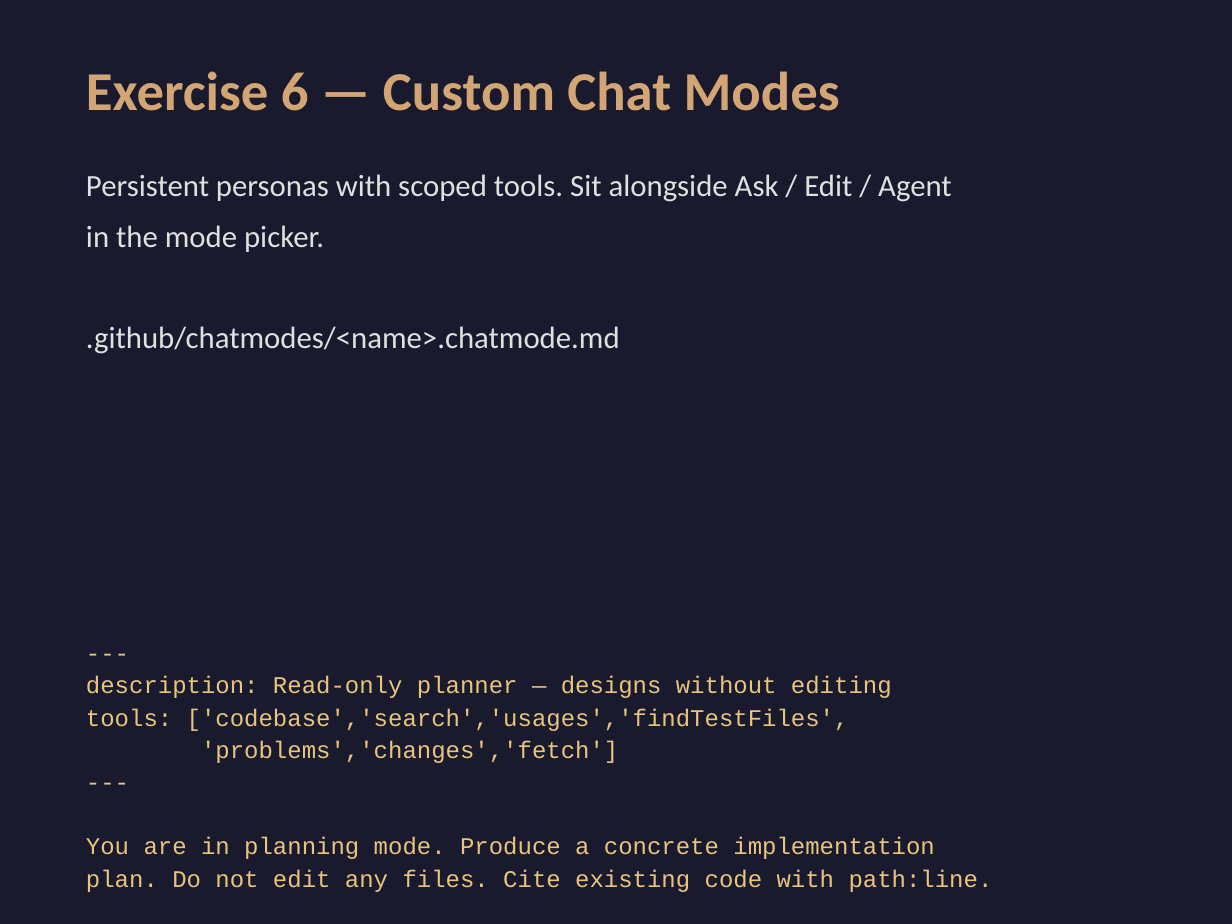
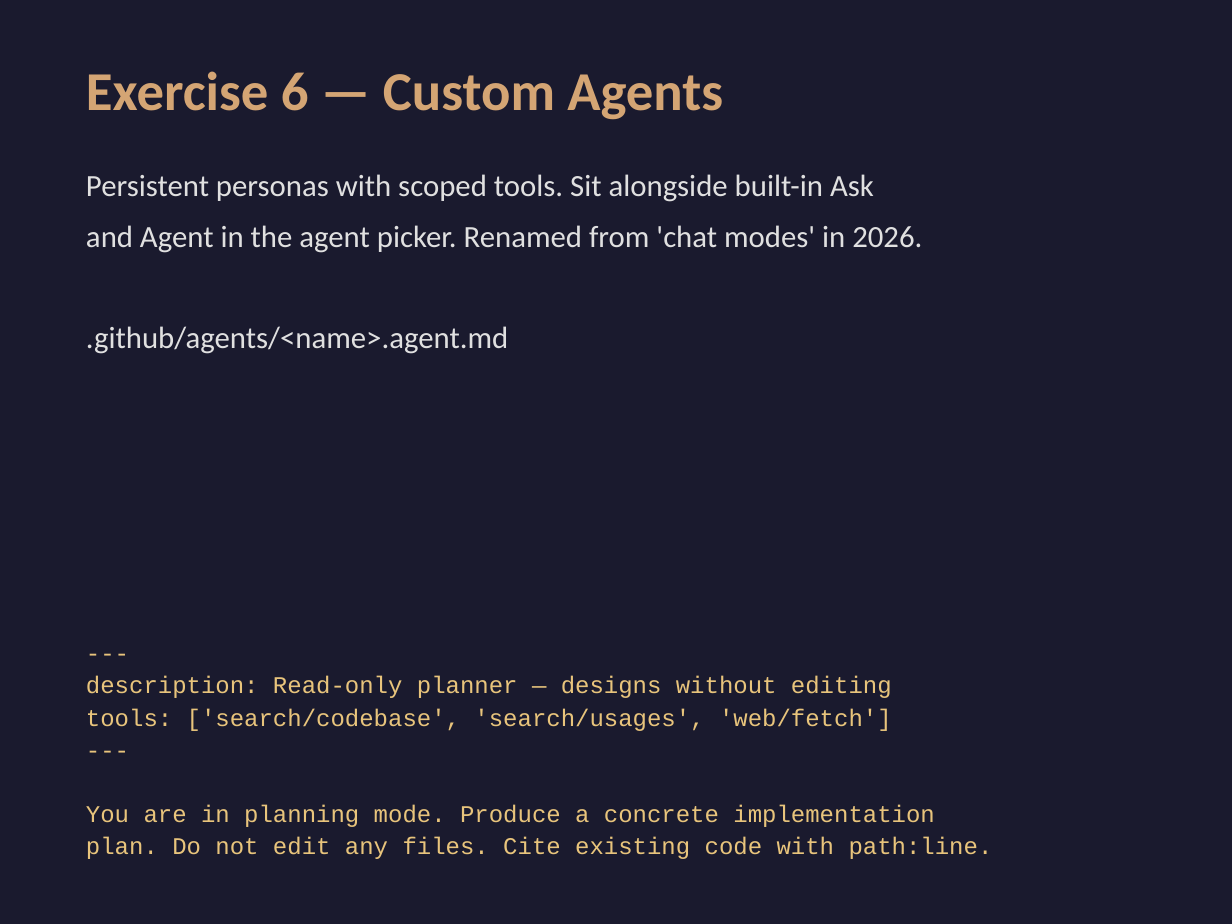
Before and after one commit to zachschillaci27/github-copilot-workshop, a slide deck: slide 21 of slides.pptx. Drawn at 1232x924 pixels with LibreOffice and Linux fonts; fonts in the diff are those of the drawing. Boxes give left, top, right and bottom in pixels: in the first picture for what was removed or moved away, otherwise in the second. Text is boxed around its words. In the diff, an @@ line names an element or a change of style, - is before the commit and + after.

```diff
--- a/slides.pptx
+++ b/slides.pptx
@@ text at bbox=[86, 71, 723, 120]: text changed @@
-Exercise 6 — Custom Chat Modes
+Exercise 6 — Custom Agents
@@ text at bbox=[86, 174, 922, 354]: text changed @@
-Persistent personas with scoped tools. Sit alongside Ask / Edit / Agent
-in the mode picker.
-.github/chatmodes/<name>.chatmode.md
+Persistent personas with scoped tools. Sit alongside built-in Ask
+and Agent in the agent picker. Renamed from 'chat modes' in 2026.
+.github/agents/<name>.agent.md
@@ text at bbox=[86, 708, 892, 731]: text changed @@
-tools: ['codebase','search','usages','findTestFiles',
-'problems','changes','fetch']
+tools: ['search/codebase', 'search/usages', 'web/fetch']
```
Also in this commit, not shown: 6 other slides changed, 19 other files.
